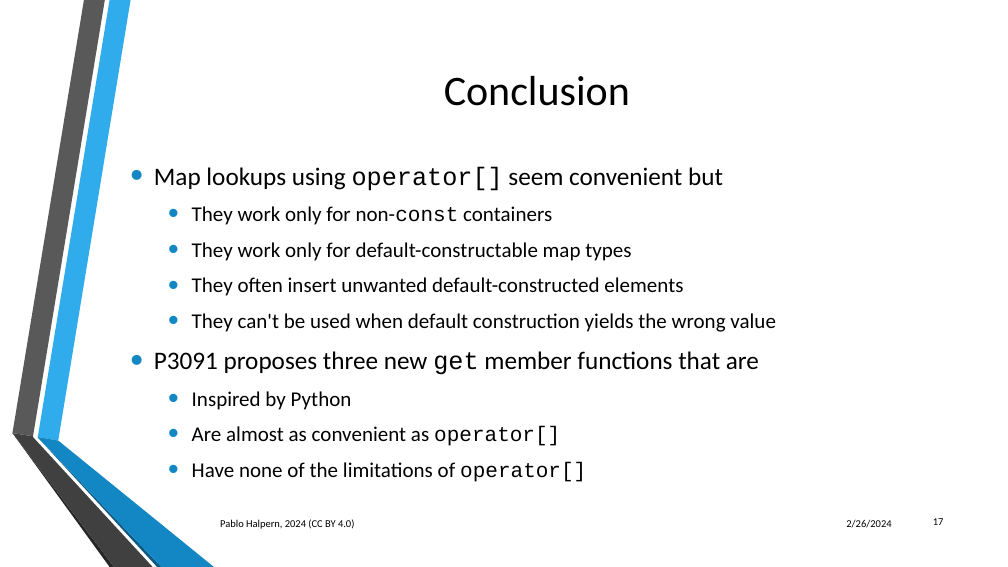
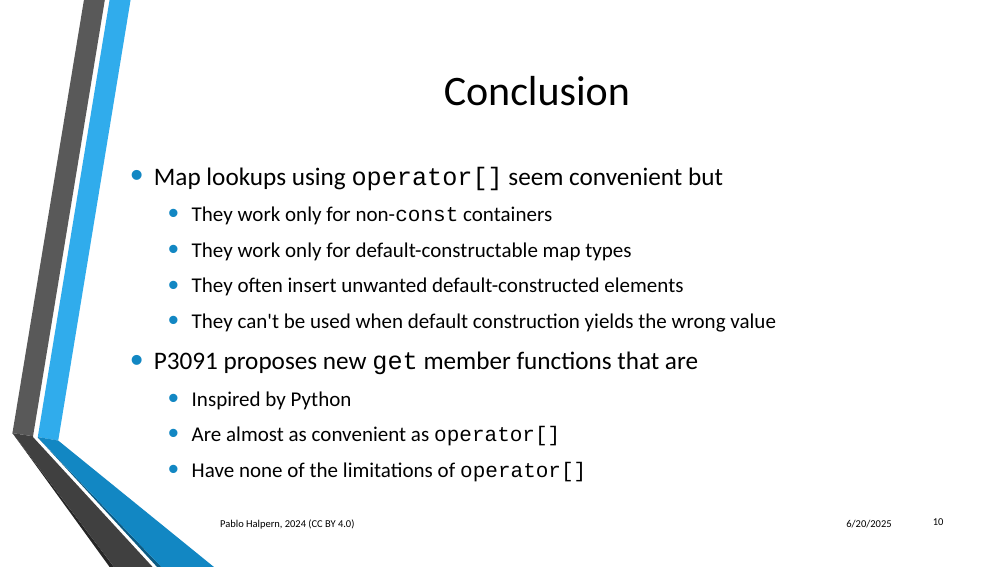
Before and after one commit to phalpern/WG21-halpern, a slide deck: slide 10 of P3091-map_lookup/P3091 Better lookups for map and unordered_map.pptx (slide 17 before the commit). Drawn at 1008x567 pixels with LibreOffice and Linux fonts; fonts in the diff are those of the drawing; background and template pictures are left out. Boxes give left, top, right and bottom in pixels: in the first picture for what was removed or moved away, otherwise in the second. Text is boxed around its words. In the diff, an @@ line names an element or a change of style, - is before the commit and + after.

```diff
--- a/P3091-map_lookup/P3091 Better lookups for map and unordered_map.pptx
+++ b/P3091-map_lookup/P3091 Better lookups for map and unordered_map.pptx
@@ text at [154, 351, 698, 375]: text changed @@
-• P3091 proposes three new get member functions that are
+• P3091 proposes new get member functions that are
@@ text at [846, 520, 891, 528]: text changed @@
-2/26/2024
+6/20/2025
@@ page number at [933, 518, 944, 525]: text changed @@
-17
+10
```
Also in this commit, not shown: 10 other slides changed, 8 slides removed, 9 other files.
